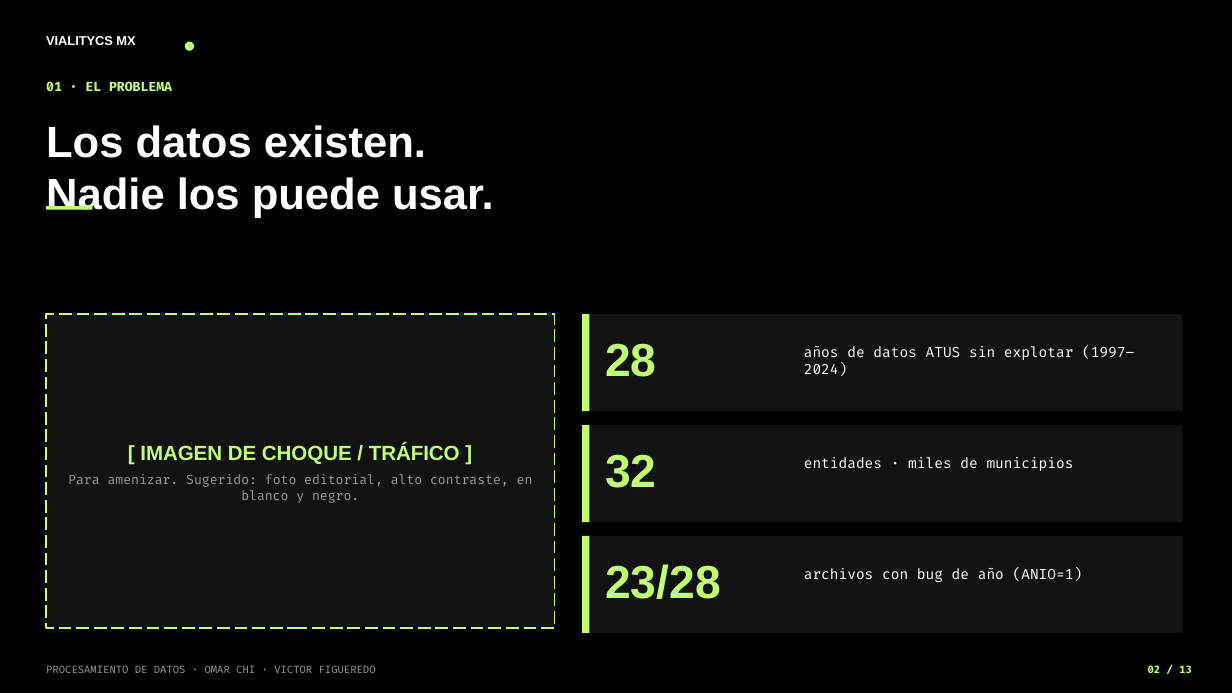
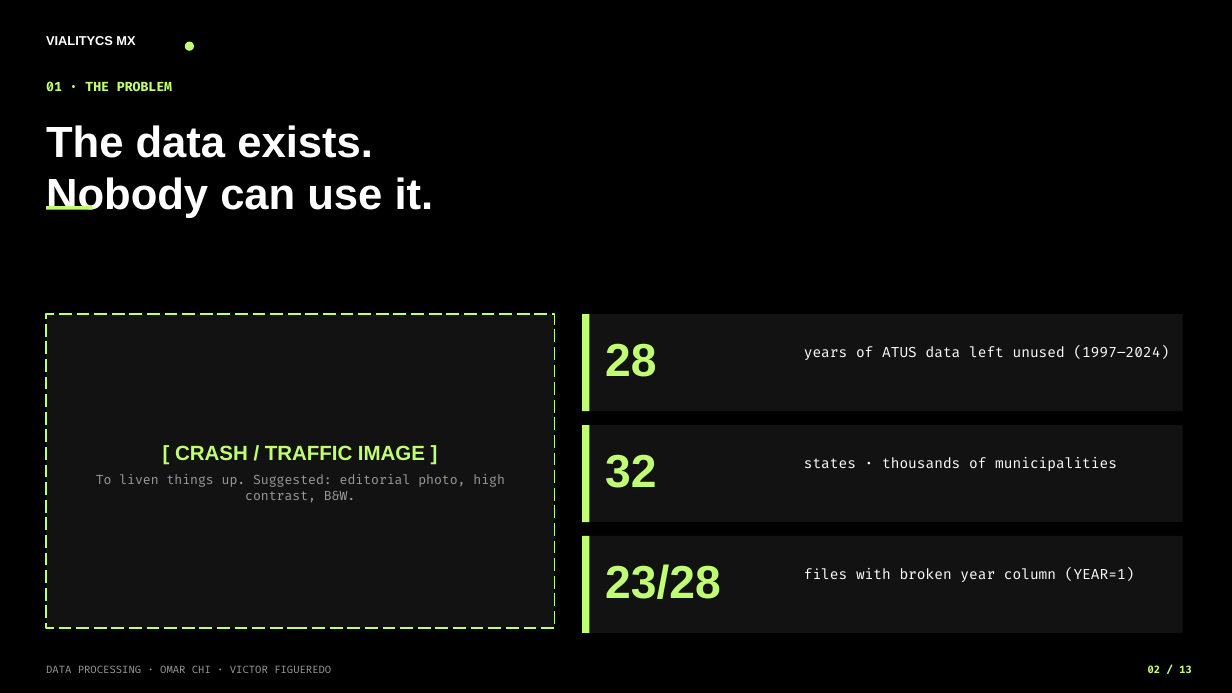
Before and after one commit to omarchii/inegi, a slide deck: slide 2 of reports/presentacion_vialitycs_mx.pptx. Drawn at 1232x693 pixels with LibreOffice and Linux fonts; fonts in the diff are those of the drawing. Boxes give left, top, right and bottom in pixels: in the first picture for what was removed or moved away, otherwise in the second. Text is boxed around its words. In the diff, an @@ line names an element or a change of style, - is before the commit and + after.

```diff
--- a/reports/presentacion_vialitycs_mx.pptx
+++ b/reports/presentacion_vialitycs_mx.pptx
@@ text at (46,81,172,92): text changed @@
-01 · EL PROBLEMA
+01 · THE PROBLEM
@@ text at (46,125,434,218): text changed @@
-Los datos existen.
-Nadie los puede usar.
+The data exists.
+Nobody can use it.
@@ text at (804,346,1170,360): text changed @@
-años de datos ATUS sin explotar (1997–2024)
+years of ATUS data left unused (1997–2024)
@@ text at (96,445,505,502): text changed @@
-[ IMAGEN DE CHOQUE / TRÁFICO ]
-Para amenizar. Sugerido: foto editorial, alto contraste, en blanco y negro.
+[ CRASH / TRAFFIC IMAGE ]
+To liven things up. Suggested: editorial photo, high contrast, B&W.
@@ text at (804,457,1117,471): text changed @@
-entidades · miles de municipios
+states · thousands of municipalities
@@ text at (804,568,1135,582): text changed @@
-archivos con bug de año (ANIO=1)
+files with broken year column (YEAR=1)
@@ text at (46,665,331,673): text changed @@
-PROCESAMIENTO DE DATOS · OMAR CHI · VICTOR FIGUEREDO
+DATA PROCESSING · OMAR CHI · VICTOR FIGUEREDO
```
Also in this commit, not shown: 11 other slides changed, 1 slide added, 1 slide removed, 1 other file.
